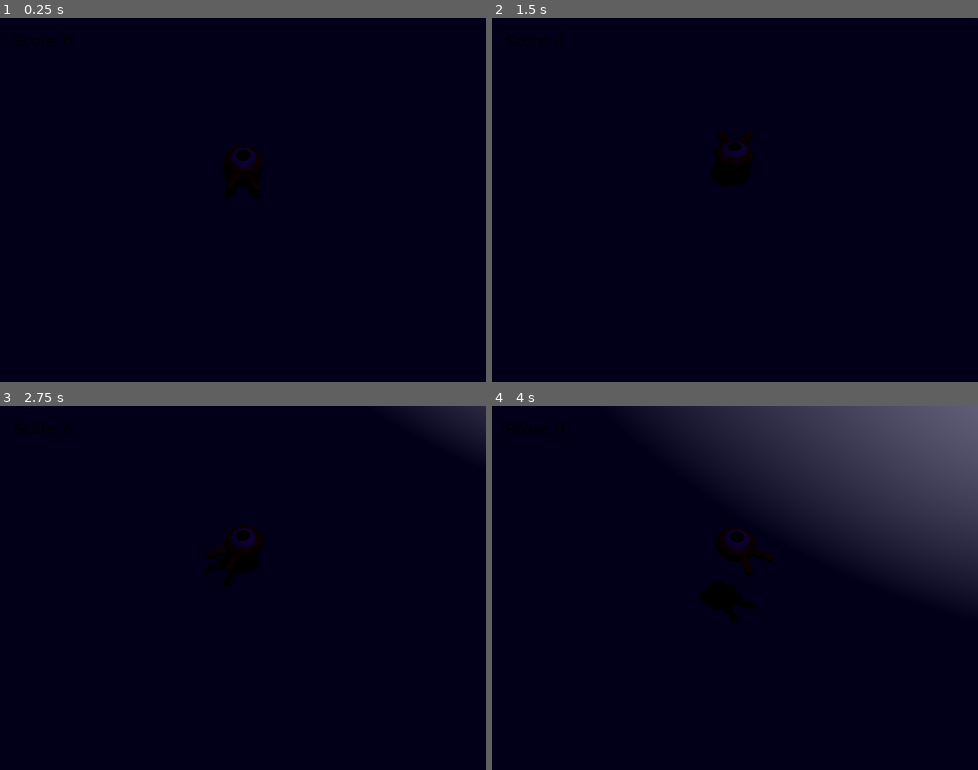
Above: before the commit, frames 1-4 (two rows, left to right).
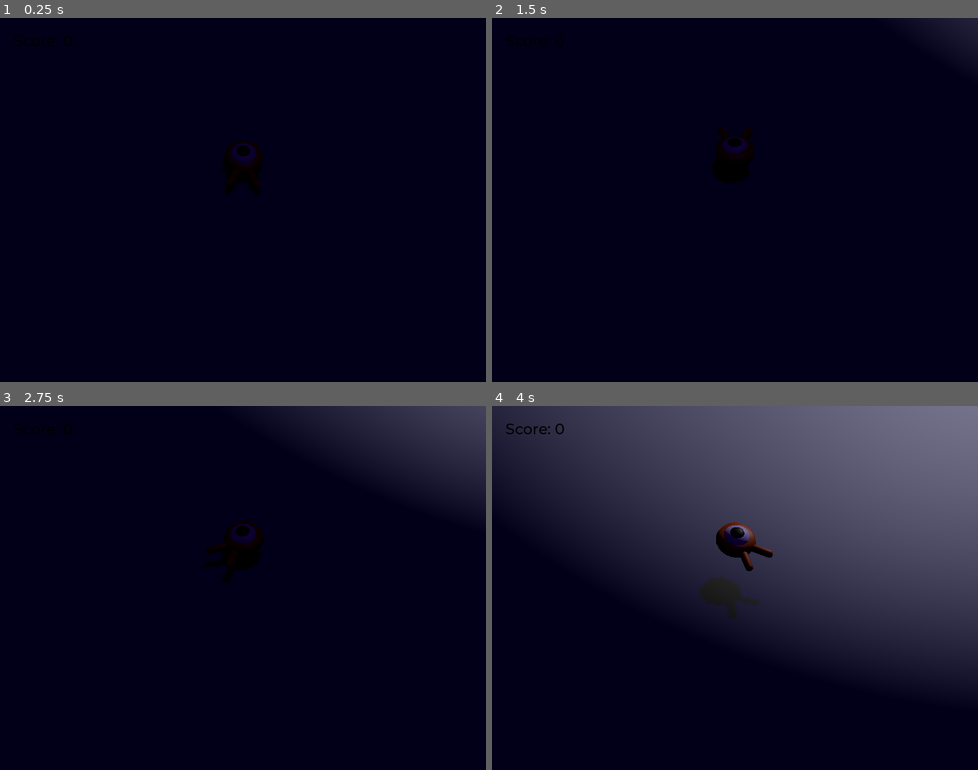
Above: after the commit, the same moments.

Repository: Germox20/play-with-godot
Game: Godot game, scene res://main.tscn
Same seed, same stepped clock (60 frames per second), same inputs: the game is played once before the commit and once after it.
Inputs:
- Up to frame 1 (0.25 s): no input
- Up to frame 2 (1.5 s): tap Enter (ui_accept) at 0.5 s; hold D (move_right) 0.53-1.28 s; hold W (move_fordward) 0.53-1.28 s; tap Space (jump) at 0.77 s; hold S (move_back) from 1.28 s (still down); tap W (move_fordward) at 1.35 s
- Up to frame 3 (2.75 s): tap Space (jump) at 1.52 s; release S (move_back) at 2.03 s; hold D (move_right) from 2.03 s (still down); hold W (move_fordward) from 2.03 s (still down)
- Up to frame 4 (4 s): release W (move_fordward) at 2.78 s; tap W (move_fordward) at 2.85 s; tap Space (jump) at 3.02, 3.77 s; release D (move_right) at 3.53 s; hold A (move_left) from 3.53 s (still down); hold W (move_fordward) from 3.53 s (still down)

The runs differ from the first frame. In frame 1, 0.1% of the frame differs, in the area x 47-53%, y 34-42%; in frame 2, 0.4%; in frame 3, 5.7%; in frame 4, 51%, in the area x 0-100%, y 0-73%.

Commit message:
Feat:Scene for walls + Basic Creeps following
#2 Reshaped walls and created individual node for easier updates. #4 Added raycast on mobs to detect the player node in a range and creep towards it.

Diff:
--- a/SquashTheCreeps/main.tscn
+++ b/SquashTheCreeps/main.tscn
@@ -1,8 +1,9 @@
-[gd_scene load_steps=14 format=3 uid="uid://d2beeokjks0ob"]
+[gd_scene load_steps=13 format=3 uid="uid://d2beeokjks0ob"]
 
 [ext_resource type="PackedScene" uid="uid://dba37kpew54ce" path="res://player.tscn" id="1_44a37"]
 [ext_resource type="Script" path="res://main.gd" id="1_f5sx3"]
 [ext_resource type="PackedScene" uid="uid://dos3ojkj7jm3l" path="res://mob.tscn" id="2_urhn3"]
+[ext_resource type="PackedScene" uid="uid://bvia6a0x8h6t6" path="res://wall.tscn" id="3_mtm8t"]
 [ext_resource type="FontFile" uid="uid://da57q2qmpqy86" path="res://fonts/Montserrat-Medium.ttf" id="4_vh17d"]
 [ext_resource type="Script" path="res://ScoreLabel.gd" id="5_fec26"]
 
@@ -11,12 +12,6 @@
 
 [sub_resource type="BoxMesh" id="BoxMesh_50wd8"]
 size = Vector3(198, 2, 198)
-
-[sub_resource type="BoxShape3D" id="BoxShape3D_m0ib3"]
-size = Vector3(70, 4, 1)
-
-[sub_resource type="BoxMesh" id="BoxMesh_x0u0w"]
-size = Vector3(70, 2, 1)
 
 [sub_resource type="StandardMaterial3D" id="StandardMaterial3D_qe8o3"]
 albedo_color = Color(0.968627, 0.545098, 0, 1)
@@ -78,78 +73,37 @@
 [node name="MeshInstance3D" type="MeshInstance3D" parent="Ground"]
 mesh = SubResource("BoxMesh_50wd8")
 
-[node name="Walls" type="StaticBody3D" parent="."]
-collision_layer = 4
-collision_mask = 0
+[node name="Walls" type="Node3D" parent="."]
 
-[node name="CollisionShapeWall" type="CollisionShape3D" parent="Walls"]
-transform = Transform3D(1, 0, 0, 0, 1, 0, 0, 0, 1, -40, 1, -50)
-shape = SubResource("BoxShape3D_m0ib3")
+[node name="Wall" parent="Walls" instance=ExtResource("3_mtm8t")]
+transform = Transform3D(1, 0, 0, 0, 1, 0, 0, 0, 1, -40, 0, -50)
 
-[node name="MeshInstanceWall" type="MeshInstance3D" parent="Walls"]
-transform = Transform3D(1, 0, 0, 0, 1, 0, 0, 0, 1, -40, 1, -50)
-mesh = SubResource("BoxMesh_x0u0w")
+[node name="Wall2" parent="Walls" instance=ExtResource("3_mtm8t")]
+transform = Transform3D(-4.37114e-08, 0, 1, 0, 1, 0, -1, 0, -4.37114e-08, -50, 0, -40)
 
-[node name="CollisionShapeWall2" type="CollisionShape3D" parent="Walls"]
-transform = Transform3D(-4.37114e-08, 0, 1, 0, 1, 0, -1, 0, -4.37114e-08, -50, 1, -40)
-shape = SubResource("BoxShape3D_m0ib3")
+[node name="Wall3" parent="Walls" instance=ExtResource("3_mtm8t")]
+transform = Transform3D(1, 0, 0, 0, 1, 0, 0, 0, 1, 40, 0, -50)
 
-[node name="MeshInstanceWall2" type="MeshInstance3D" parent="Walls"]
-transform = Transform3D(-4.37114e-08, 0, 1, 0, 1, 0, -1, 0, -4.37114e-08, -50, 1, -40)
-mesh = SubResource("BoxMesh_x0u0w")
+[node name="Wall4" parent="Walls" instance=ExtResource("3_mtm8t")]
+transform = Transform3D(-4.37114e-08, 0, 1, 0, 1, 0, -1, 0, -4.37114e-08, 50, 0, -40)
 
-[node name="CollisionShapeWall3" type="CollisionShape3D" parent="Walls"]
-transform = Transform3D(1, 0, 0, 0, 1, 0, 0, 0, 1, 40, 1, -50)
-shape = SubResource("BoxShape3D_m0ib3")
+[node name="Wall5" parent="Walls" instance=ExtResource("3_mtm8t")]
+transform = Transform3D(1, 0, 0, 0, 1, 0, 0, 0, 1, -40, 0, 50)
 
-[node name="MeshInstanceWall3" type="MeshInstance3D" parent="Walls"]
-transform = Transform3D(1, 0, 0, 0, 1, 0, 0, 0, 1, 40, 1, -50)
-mesh = SubResource("BoxMesh_x0u0w")
+[node name="Wall6" parent="Walls" instance=ExtResource("3_mtm8t")]
+transform = Transform3D(-4.37114e-08, 0, 1, 0, 1, 0, -1, 0, -4.37114e-08, -50, 0, 40)
 
-[node name="CollisionShapeWall4" type="CollisionShape3D" parent="Walls"]
-transform = Transform3D(-4.37114e-08, 0, 1, 0, 1, 0, -1, 0, -4.37114e-08, 50, 1, -40)
-shape = SubResource("BoxShape3D_m0ib3")
+[node name="Wall7" parent="Walls" instance=ExtResource("3_mtm8t")]
+transform = Transform3D(1, 0, 0, 0, 1, 0, 0, 0, 1, 40, 0, 50)
 
-[node name="MeshInstanceWall4" type="MeshInstance3D" parent="Walls"]
-transform = Transform3D(-4.37114e-08, 0, 1, 0, 1, 0, -1, 0, -4.37114e-08, 50, 1, -40)
-mesh = SubResource("BoxMesh_x0u0w")
-
-[node name="CollisionShapeWall5" type="CollisionShape3D" parent="Walls"]
-transform = Transform3D(1, 0, 0, 0, 1, 0, 0, 0, 1, -40, 1, 50)
-shape = SubResource("BoxShape3D_m0ib3")
-
-[node name="MeshInstanceWall5" type="MeshInstance3D" parent="Walls"]
-transform = Transform3D(1, 0, 0, 0, 1, 0, 0, 0, 1, -40, 1, 50)
-mesh = SubResource("BoxMesh_x0u0w")
-
-[node name="CollisionShapeWall6" type="CollisionShape3D" parent="Walls"]
-transform = Transform3D(-4.37114e-08, 0, 1, 0, 1, 0, -1, 0, -4.37114e-08, -50, 1, 40)
-shape = SubResource("BoxShape3D_m0ib3")
-
-[node name="MeshInstanceWall6" type="MeshInstance3D" parent="Walls"]
-transform = Transform3D(-4.37114e-08, 0, 1, 0, 1, 0, -1, 0, -4.37114e-08, -50, 1, 40)
-mesh = SubResource("BoxMesh_x0u0w")
-
-[node name="CollisionShapeWall7" type="CollisionShape3D" parent="Walls"]
-transform = Transform3D(1, 0, 0, 0, 1, 0, 0, 0, 1, 40, 1, 50)
-shape = SubResource("BoxShape3D_m0ib3")
-
-[node name="MeshInstanceWall7" type="MeshInstance3D" parent="Walls"]
-transform = Transform3D(1, 0, 0, 0, 1, 0, 0, 0, 1, 40, 1, 50)
-mesh = SubResource("BoxMesh_x0u0w")
-
-[node name="CollisionShapeWall8" type="CollisionShape3D" parent="Walls"]
-transform = Transform3D(-4.37114e-08, 0, 1, 0, 1, 0, -1, 0, -4.37114e-08, 50, 1, 40)
-shape = SubResource("BoxShape3D_m0ib3")
-
-[node name="MeshInstanceWall8" type="MeshInstance3D" parent="Walls"]
-transform = Transform3D(-4.37114e-08, 0, 1, 0, 1, 0, -1, 0, -4.37114e-08, 50, 1, 40)
-mesh = SubResource("BoxMesh_x0u0w")
+[node name="Wall8" parent="Walls" instance=ExtResource("3_mtm8t")]
+transform = Transform3D(-4.37114e-08, 0, 1, 0, 1, 0, -1, 0, -4.37114e-08, 50, 0, 40)
 
 [node name="Player" parent="." instance=ExtResource("1_44a37")]
+speed = 20
 
 [node name="CameraPivot" type="Marker3D" parent="Player"]
-transform = Transform3D(1, 0, 0, 0, 0.707107, 0.707107, 0, -0.707107, 0.707107, 0, 9.32419, 12)
+transform = Transform3D(1, 0, 0, 0, 0.707107, 0.707107, 0, -0.707107, 0.707107, 0, 15, 18)
 
 [node name="Camera3D" type="Camera3D" parent="Player/CameraPivot"]
 projection = 1
--- a/SquashTheCreeps/mob.gd
+++ b/SquashTheCreeps/mob.gd
@@ -4,11 +4,28 @@
 signal squashed
 
 # Minimum speed of the mob in meters per second.
-@export var min_speed = 10
+@export var min_speed = 4
 # Maximum speed of the mob in meters per second.
-@export var max_speed = 18
+@export var max_speed = 8
+
+var random_speed = 0
+var speed_multiplier = 1.5
 
 func _physics_process(_delta):
+	if $Sight.get_collision_count():
+		print("A mob raycasted "+str($Sight.get_collision_count())+" somethings")
+		var player_collided = $Sight.get_collision_point(0)
+		print("A mob saw Player at "+str(player_collided))
+		look_at(player_collided)
+		velocity = Vector3.FORWARD * random_speed * speed_multiplier
+		velocity = velocity.rotated(Vector3.UP, rotation.y)
+		$AnimationPlayer.speed_scale = random_speed / min_speed
+	else:
+		velocity = Vector3.FORWARD * random_speed
+		velocity = velocity.rotated(Vector3.UP, rotation.y)
+		$AnimationPlayer.speed_scale = random_speed / min_speed
+
+
 	move_and_slide()
 
 # This function will be called from the Main scene.
@@ -20,7 +37,7 @@
 	# so that it doesn't move directly towards the player.
 	rotate_y(randf_range(-PI / 4, PI / 4))
 	# We calculate a random speed (integer)
-	var random_speed = randi_range(min_speed, max_speed)
+	random_speed = randi_range(min_speed, max_speed)
 	# We calculate a forward velocity that represents the speed.
 	velocity = Vector3.FORWARD * random_speed
 	# We then rotate the velocity vector based on the mob's Y rotation
@@ -35,3 +52,15 @@
 func squash():
 	squashed.emit()
 	queue_free()
+
+func _on_sight_body_entered(body):
+	print("A mob saw Player at "+str(body.position))
+	look_at(body.position)
+	velocity = Vector3.FORWARD * random_speed * speed_multiplier
+	velocity = velocity.rotated(Vector3.UP, rotation.y)
+	$AnimationPlayer.speed_scale = random_speed / min_speed
+
+func _on_sight_body_exited(_body):
+	velocity = Vector3.FORWARD * random_speed
+	velocity = velocity.rotated(Vector3.UP, rotation.y)
+	$AnimationPlayer.speed_scale = random_speed / min_speed
--- a/SquashTheCreeps/mob.tscn
+++ b/SquashTheCreeps/mob.tscn
@@ -40,6 +40,10 @@
 "float": SubResource("Animation_sv7ff")
 }
 
+[sub_resource type="CylinderShape3D" id="CylinderShape3D_16k8j"]
+height = 0.5
+radius = 15.0
+
 [node name="Mob" type="CharacterBody3D" groups=["mob"]]
 transform = Transform3D(1, 0, 0, 0, 1, 0, 0, 0, 1, 0, 0.325579, 0)
 collision_layer = 2
@@ -47,10 +51,9 @@
 script = ExtResource("1_3t6yd")
 
 [node name="Pivot" type="Node3D" parent="."]
-transform = Transform3D(1, 0, 0, 0, 1, 0, 0, 0, 1, 0, -0.2, 0)
 
 [node name="Character" parent="Pivot" instance=ExtResource("1_lyyse")]
-transform = Transform3D(1, 0, 0, 0, 0.998627, -0.0523856, 0, 0.0523856, 0.998627, 0, 0.61063, 0)
+transform = Transform3D(1, 0, 0, 0, 0.99999, -0.00441435, 0, 0.00441435, 0.99999, 0, 0.227079, 0)
 
 [node name="CollisionShape3D" type="CollisionShape3D" parent="."]
 transform = Transform3D(1, 0, 0, 0, 1, 0, 0, 0, 1, 0, 0.5, 0)
@@ -58,7 +61,6 @@
 
 [node name="VisibleOnScreenNotifier3D" type="VisibleOnScreenNotifier3D" parent="."]
 transform = Transform3D(1, 0, 0, 0, 1, 0, 0, 0, 1, 0, 0.254956, 0.303828)
-visible = false
 aabb = AABB(-1.1986, -0.541229, -1.70998, 2.3972, 1.11175, 3.41997)
 
 [node name="AnimationPlayer" type="AnimationPlayer" parent="."]
@@ -67,4 +69,8 @@
 }
 autoplay = "float"
 
+[node name="Sight" type="ShapeCast3D" parent="."]
+shape = SubResource("CylinderShape3D_16k8j")
+target_position = Vector3(0, 0, 0)
+
 [connection signal="screen_exited" from="VisibleOnScreenNotifier3D" to="." method="_on_visible_on_screen_notifier_3d_screen_exited"]
--- a/SquashTheCreeps/music_player.tscn
+++ b/SquashTheCreeps/music_player.tscn
@@ -4,5 +4,6 @@
 
 [node name="MusicPlayer" type="AudioStreamPlayer3D"]
 stream = ExtResource("1_y05r1")
-volume_db = -8.649
+attenuation_model = 3
+volume_db = -12.0
 autoplay = true
--- /dev/null
+++ b/SquashTheCreeps/wall.tscn
@@ -0,0 +1,19 @@
+[gd_scene load_steps=3 format=3 uid="uid://bvia6a0x8h6t6"]
+
+[sub_resource type="BoxShape3D" id="BoxShape3D_0k6y0"]
+size = Vector3(70, 6, 1)
+
+[sub_resource type="BoxMesh" id="BoxMesh_mt24b"]
+size = Vector3(70, 6, 1)
+
+[node name="Wall" type="StaticBody3D"]
+collision_layer = 4
+collision_mask = 0
+
+[node name="CollisionShapeWall" type="CollisionShape3D" parent="."]
+transform = Transform3D(1, 0, 0, 0, 1, 0, 0, 0, 1, 0, 3, 0)
+shape = SubResource("BoxShape3D_0k6y0")
+
+[node name="MeshInstanceWall" type="MeshInstance3D" parent="."]
+transform = Transform3D(1, 0, 0, 0, 1, 0, 0, 0, 1, 0, 3, 0)
+mesh = SubResource("BoxMesh_mt24b")
Not shown: 1 places in SquashTheCreeps/mob.tscn that only renumber resources
